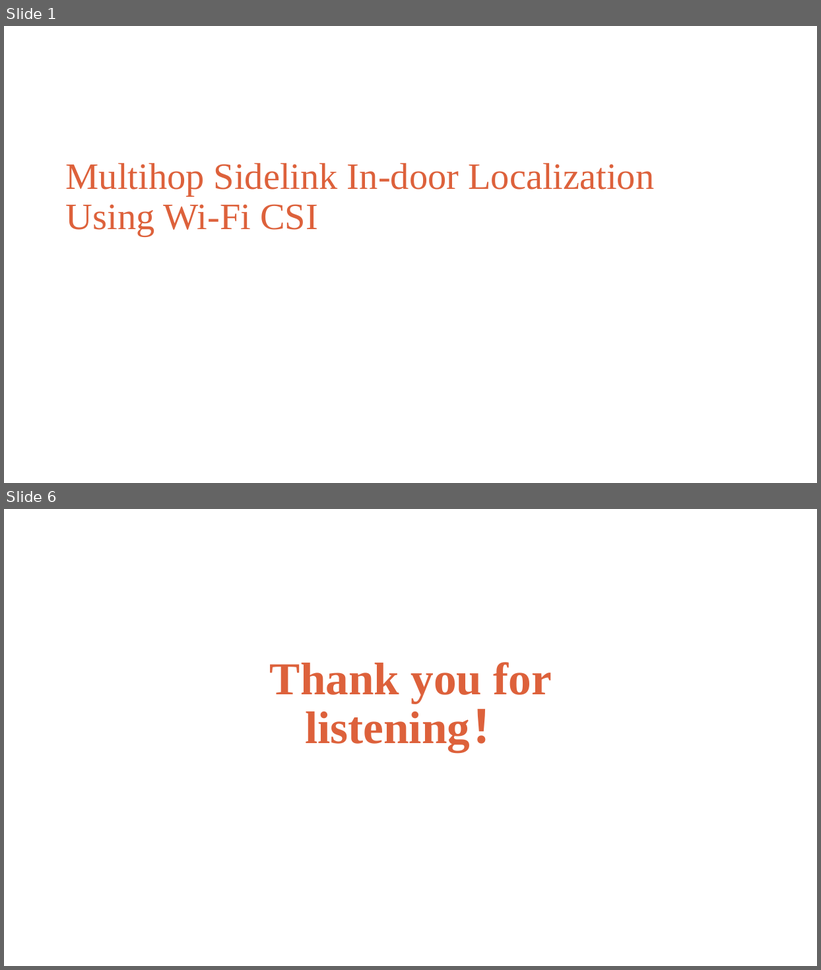
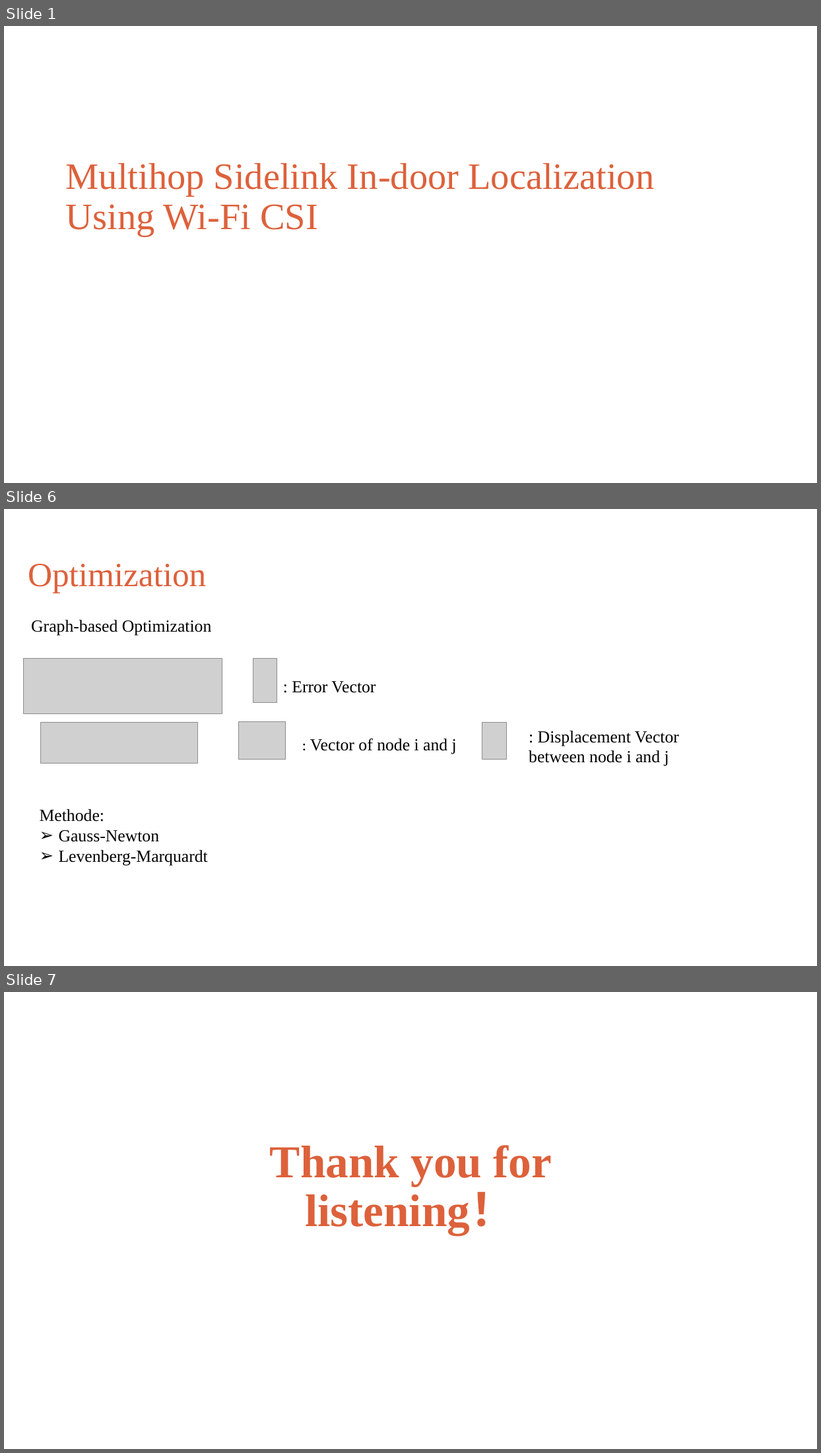
Before and after one commit to Evildes000/ai4csi, a slide deck: multihop_loication.pptx. Shown one above the other, each under a label of ours: slides 1 and 6 before the commit, slides 1, 6 and 7 after it; the slides between them are not shown. The pictures are 821x970 and 821x1453 pixels, drawn with LibreOffice and Linux fonts; fonts in the diff are those of the drawing; grey boxes stand for pictures; background and template pictures are left out. Boxes give left, top, right and bottom in pixels: in the first picture for what was removed or moved away, otherwise in the second. Text is boxed around its words. In the diff, an @@ line names an element or a change of style, - is before the commit and + after.

```diff
--- a/multihop_loication.pptx
+++ b/multihop_loication.pptx
@@ slide 6 added at [4,509,817,966], background picture (left out) @@
@@ rectangle added at [677,524,795,614], fill #FFFFFF @@
@@ text added at [28,564,206,593], 40 pt, text #DD613B @@
+Optimization
@@ text added at [31,620,212,636], 20 pt, text #000000 @@
+Graph-based Optimization
@@ picture added at [24,658,222,714] @@
@@ picture added at [253,658,277,702] @@
@@ text added at [292,681,376,693], 20 pt, text #000000 @@
+: Error Vector
@@ picture added at [40,722,197,764] @@
@@ picture added at [239,722,286,760] @@
@@ picture added at [482,722,507,759] @@
@@ text added at [310,739,457,754], 20 pt, text #000000 @@
+: Vector of node i and j
@@ text added at [529,731,679,766], 20 pt, text #000000 @@
+: Displacement Vector between node i and j
@@ text added at [40,809,208,866], 20 pt, text #000000 @@
+Methode:
+➢ Gauss-Newton
+➢ Levenberg-Marquardt
@@ what was slide 6 is now slide 7 @@
```
Also in this commit, not shown: 4 slides changed.
